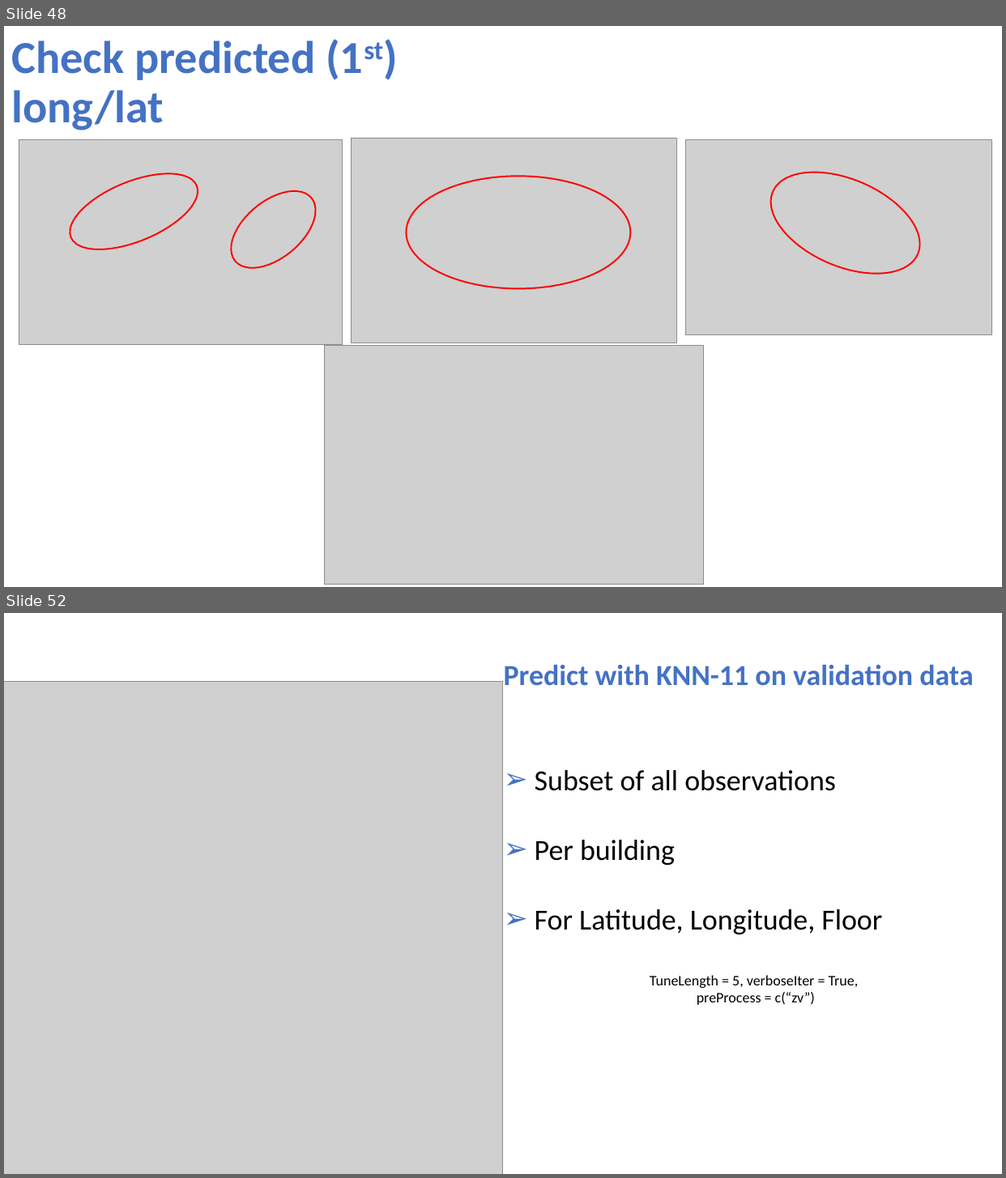
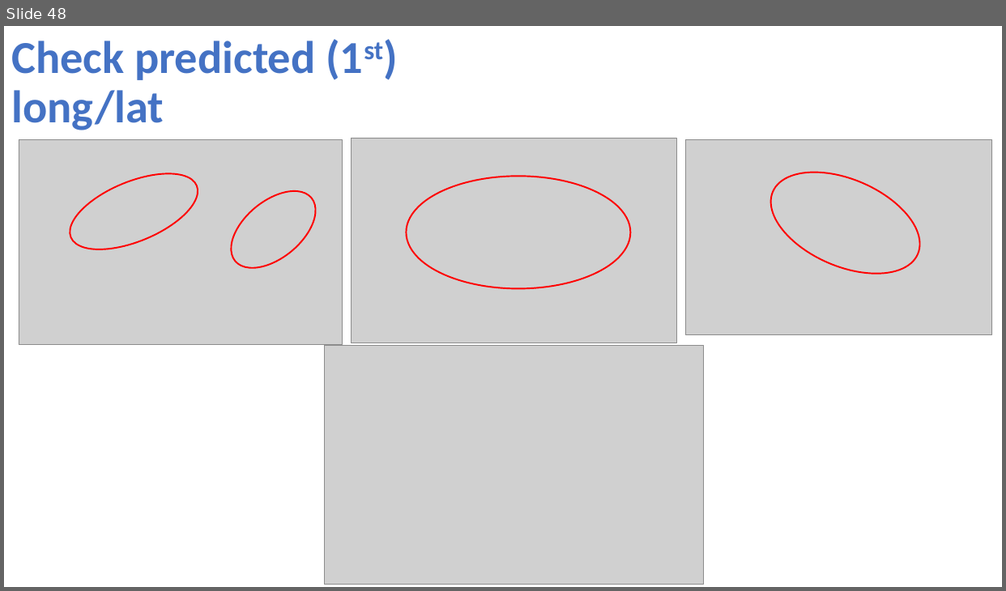
Before and after one commit to NatasjaFortuin/Wifi-locationing, a slide deck: Data etc/Pres Wifi.pptx. Shown one above the other, each under a label of ours: slides 48 and 52 before the commit, slide 48 after it; the slides between them are not shown. The pictures are 1006x1178 and 1006x591 pixels, drawn with LibreOffice and Linux fonts; fonts in the diff are those of the drawing; grey boxes stand for pictures. Boxes give left, top, right and bottom in pixels: in the first picture for what was removed or moved away, otherwise in the second. Text is boxed around its words. In the diff, an @@ line names an element or a change of style, - is before the commit and + after.

```diff
--- a/Data etc/Pres Wifi.pptx
+++ b/Data etc/Pres Wifi.pptx
@@ slide 52 removed at (4, 613, 1002, 1174), background #FFFFFF @@
@@ picture removed at (4, 681, 503, 1174) @@
@@ text removed at (504, 664, 973, 1005) @@
-Predict with KNN-11 on validation data
-➢ Subset of all observations
-➢ Per building
-➢ For Latitude, Longitude, Floor
-TuneLength = 5, verboseIter = True,
-preProcess = c(“zv”)
```
Also in this commit, not shown: 6 slides changed, 2 slides added, 1 other slide removed, 6 other files.
